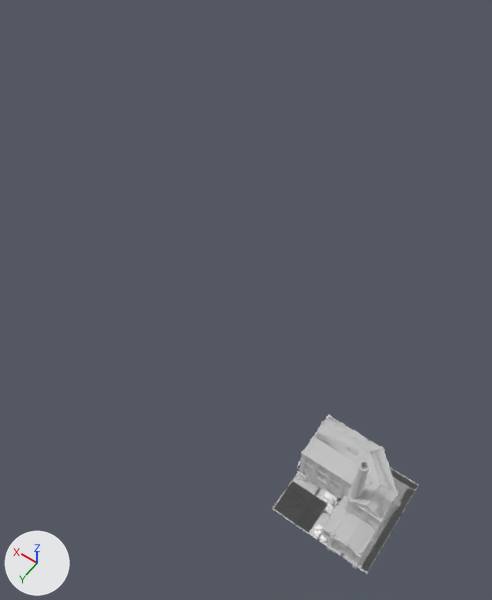
What one commit did to the glTF model modular-factories/data/jakob/buildings/sewing_workshop/factory_b12.gltf.
Rendered twice from a camera (50 mm lens) standing at (-2.8, 10.5, 25.3) and looking at (9.5, -6.7, -1.8). Every picture has the same lights, and +X, +Y and +Z are marked at lower left. Objects named as collision shapes, trigger or cutter boxes, shadow casters or lower levels of detail are left out. Where no turn or scale is listed for an object, it has been applied to the vertices.

Objects in the first picture: 'FeedbackBlocker.031', '_b12_lod0'.
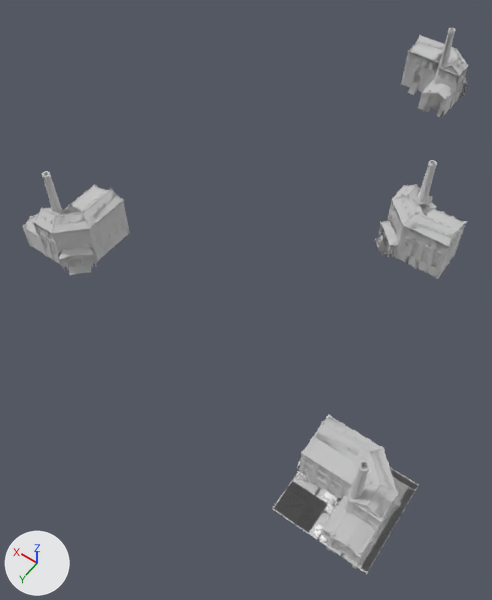
Patch to the scene script:
```diff
--- a/modular-factories/data/jakob/buildings/sewing_workshop/factory_b12.gltf.py
+++ b/modular-factories/data/jakob/buildings/sewing_workshop/factory_b12.gltf.py
@@ ob_b12_lod3_003 @@
+ob_b12_lod3_003 = bpy.data.objects.new('_b12_lod3.003', me_b12_lod0_lod3)  # 1617 vertices, 1534 faces; spans x -1.49..3.38, y -1.5..3.41, z -1.64..4.28; in mat_sewing_003 (its picture is missing), mat_sewing_adjust_003 (its picture is missing)
+ob_b12_lod3_003.parent = ob_building12_002
+ob_b12_lod3_003.location = (-0.72, 0.824, 0.808)
+ob_b12_lod3_003.rotation_euler = (0.0, 0.0, -1.571)  # degrees (0, 0, -90)
+ob_b12_lod3_003.scale = (0.8, 0.8, 0.8)
@@ ob_building12_002 @@
+ob_building12_002 = bpy.data.objects.new('building12.002', None)
+ob_building12_002.location = (4.0, -14.0, 0.0)
+ob_building12_002.rotation_euler = (0.0, 0.0, -3.142)  # degrees (0, 0, -180)
@@ ob_b12_lod2_003 @@
+ob_b12_lod2_003 = bpy.data.objects.new('_b12_lod2.003', me_b12_lod0_lod2)  # 2639 vertices, 2935 faces; spans x -1.49..3.39, y -1.47..3.41, z -1.64..4.27; in mat_sewing_002 (its picture is missing), mat_sewing_adjust_002 (its picture is missing)
+ob_b12_lod2_003.parent = ob_building12_002
+ob_b12_lod2_003.location = (-0.72, 0.824, 0.808)
+ob_b12_lod2_003.rotation_euler = (0.0, 0.0, -1.571)  # degrees (0, 0, -90)
+ob_b12_lod2_003.scale = (0.8, 0.8, 0.8)
@@ ob_b12_lod1_003 @@
+ob_b12_lod1_003 = bpy.data.objects.new('_b12_lod1.003', me_b12_lod0_lod1)  # 4158 vertices, 4925 faces; spans x -1.49..3.4, y -1.48..3.41, z -1.64..4.27; in mat_sewing_001 (its picture is missing), mat_sewing_adjust_001 (its picture is missing)
+ob_b12_lod1_003.parent = ob_building12_002
+ob_b12_lod1_003.location = (-0.72, 0.824, 0.808)
+ob_b12_lod1_003.rotation_euler = (0.0, 0.0, -1.571)  # degrees (0, 0, -90)
+ob_b12_lod1_003.scale = (0.8, 0.8, 0.8)
@@ ob_b12_lod0_003 @@
+ob_b12_lod0_003 = bpy.data.objects.new('_b12_lod0.003', me_mesh_0_500)
+ob_b12_lod0_003.parent = ob_building12_002
+ob_b12_lod0_003.location = (-0.72, 0.824, 0.808)
+ob_b12_lod0_003.rotation_euler = (0.0, 0.0, -1.571)  # degrees (0, 0, -90)
+ob_b12_lod0_003.scale = (0.8, 0.8, 0.8)
@@ ob_b12_lod3_002 @@
+ob_b12_lod3_002 = bpy.data.objects.new('_b12_lod3.002', me_b12_lod0_lod3)  # 1617 vertices, 1534 faces; spans x -1.49..3.38, y -1.5..3.41, z -1.64..4.28; in mat_sewing_003 (its picture is missing), mat_sewing_adjust_003 (its picture is missing)
+ob_b12_lod3_002.parent = ob_building12_001
+ob_b12_lod3_002.location = (-0.72, 0.824, 0.808)
+ob_b12_lod3_002.rotation_euler = (0.0, 0.0, -1.571)  # degrees (0, 0, -90)
+ob_b12_lod3_002.scale = (0.8, 0.8, 0.8)
@@ ob_building12_001 @@
+ob_building12_001 = bpy.data.objects.new('building12.001', None)
+ob_building12_001.location = (17.97, -3.926, 0.0)
+ob_building12_001.rotation_euler = (0.0, 0.0, -1.571)  # degrees (0, 0, -90)
@@ ob_b12_lod2_002 @@
+ob_b12_lod2_002 = bpy.data.objects.new('_b12_lod2.002', me_b12_lod0_lod2)  # 2639 vertices, 2935 faces; spans x -1.49..3.39, y -1.47..3.41, z -1.64..4.27; in mat_sewing_002 (its picture is missing), mat_sewing_adjust_002 (its picture is missing)
+ob_b12_lod2_002.parent = ob_building12_001
+ob_b12_lod2_002.location = (-0.72, 0.824, 0.808)
+ob_b12_lod2_002.rotation_euler = (0.0, 0.0, -1.571)  # degrees (0, 0, -90)
+ob_b12_lod2_002.scale = (0.8, 0.8, 0.8)
@@ ob_b12_lod1_002 @@
+ob_b12_lod1_002 = bpy.data.objects.new('_b12_lod1.002', me_b12_lod0_lod1)  # 4158 vertices, 4925 faces; spans x -1.49..3.4, y -1.48..3.41, z -1.64..4.27; in mat_sewing_001 (its picture is missing), mat_sewing_adjust_001 (its picture is missing)
+ob_b12_lod1_002.parent = ob_building12_001
+ob_b12_lod1_002.location = (-0.72, 0.824, 0.808)
+ob_b12_lod1_002.rotation_euler = (0.0, 0.0, -1.571)  # degrees (0, 0, -90)
+ob_b12_lod1_002.scale = (0.8, 0.8, 0.8)
@@ ob_b12_lod0_002 @@
+ob_b12_lod0_002 = bpy.data.objects.new('_b12_lod0.002', me_mesh_0_500)
+ob_b12_lod0_002.parent = ob_building12_001
+ob_b12_lod0_002.location = (-0.72, 0.824, 0.808)
+ob_b12_lod0_002.rotation_euler = (0.0, 0.0, -1.571)  # degrees (0, 0, -90)
+ob_b12_lod0_002.scale = (0.8, 0.8, 0.8)
@@ ob_b12_lod3_001 @@
+ob_b12_lod3_001 = bpy.data.objects.new('_b12_lod3.001', me_b12_lod0_lod3)  # 1617 vertices, 1534 faces; spans x -1.49..3.38, y -1.5..3.41, z -1.64..4.28; in mat_sewing_003 (its picture is missing), mat_sewing_adjust_003 (its picture is missing)
+ob_b12_lod3_001.parent = ob_building12
+ob_b12_lod3_001.location = (-0.72, 0.824, 0.808)
+ob_b12_lod3_001.rotation_euler = (0.0, 0.0, -1.571)  # degrees (0, 0, -90)
+ob_b12_lod3_001.scale = (0.8, 0.8, 0.8)
@@ ob_building12 @@
+ob_building12 = bpy.data.objects.new('building12', None)
+ob_building12.location = (9.0, -26.0, 0.0)
@@ ob_b12_lod2_001 @@
+ob_b12_lod2_001 = bpy.data.objects.new('_b12_lod2.001', me_b12_lod0_lod2)  # 2639 vertices, 2935 faces; spans x -1.49..3.39, y -1.47..3.41, z -1.64..4.27; in mat_sewing_002 (its picture is missing), mat_sewing_adjust_002 (its picture is missing)
+ob_b12_lod2_001.parent = ob_building12
+ob_b12_lod2_001.location = (-0.72, 0.824, 0.808)
+ob_b12_lod2_001.rotation_euler = (0.0, 0.0, -1.571)  # degrees (0, 0, -90)
+ob_b12_lod2_001.scale = (0.8, 0.8, 0.8)
@@ ob_b12_lod1_001 @@
+ob_b12_lod1_001 = bpy.data.objects.new('_b12_lod1.001', me_b12_lod0_lod1)  # 4158 vertices, 4925 faces; spans x -1.49..3.4, y -1.48..3.41, z -1.64..4.27; in mat_sewing_001 (its picture is missing), mat_sewing_adjust_001 (its picture is missing)
+ob_b12_lod1_001.parent = ob_building12
+ob_b12_lod1_001.location = (-0.72, 0.824, 0.808)
+ob_b12_lod1_001.rotation_euler = (0.0, 0.0, -1.571)  # degrees (0, 0, -90)
+ob_b12_lod1_001.scale = (0.8, 0.8, 0.8)
@@ ob_b12_lod0_001 @@
+ob_b12_lod0_001 = bpy.data.objects.new('_b12_lod0.001', me_mesh_0_500)
+ob_b12_lod0_001.parent = ob_building12
+ob_b12_lod0_001.location = (-0.72, 0.824, 0.808)
+ob_b12_lod0_001.rotation_euler = (0.0, 0.0, -1.571)  # degrees (0, 0, -90)
+ob_b12_lod0_001.scale = (0.8, 0.8, 0.8)
```

Location of each change, (x1, y1, x2, y2) in pixels of the pictures (492 x 600 px):
'_b12_lod3.002', added
    after: (23, 172, 128, 274)
'_b12_lod3.003', added
    after: (375, 160, 465, 277)
'_b12_lod2.002', added
    after: (23, 172, 128, 275)
'_b12_lod0.002', added
    after: (23, 171, 130, 274)
'_b12_lod0.001', added
    after: (401, 28, 468, 118)
'_b12_lod2.003', added
    after: (379, 160, 467, 271)
'_b12_lod3.001', added
    after: (401, 28, 468, 110)
'_b12_lod0.003', added
    after: (378, 163, 464, 279)
'_b12_lod1.003', added
    after: (380, 162, 465, 278)
'_b12_lod2.001', added
    after: (403, 28, 469, 114)
'_b12_lod1.002', added
    after: (23, 171, 129, 267)
'_b12_lod1.001', added
    after: (403, 29, 467, 117)
